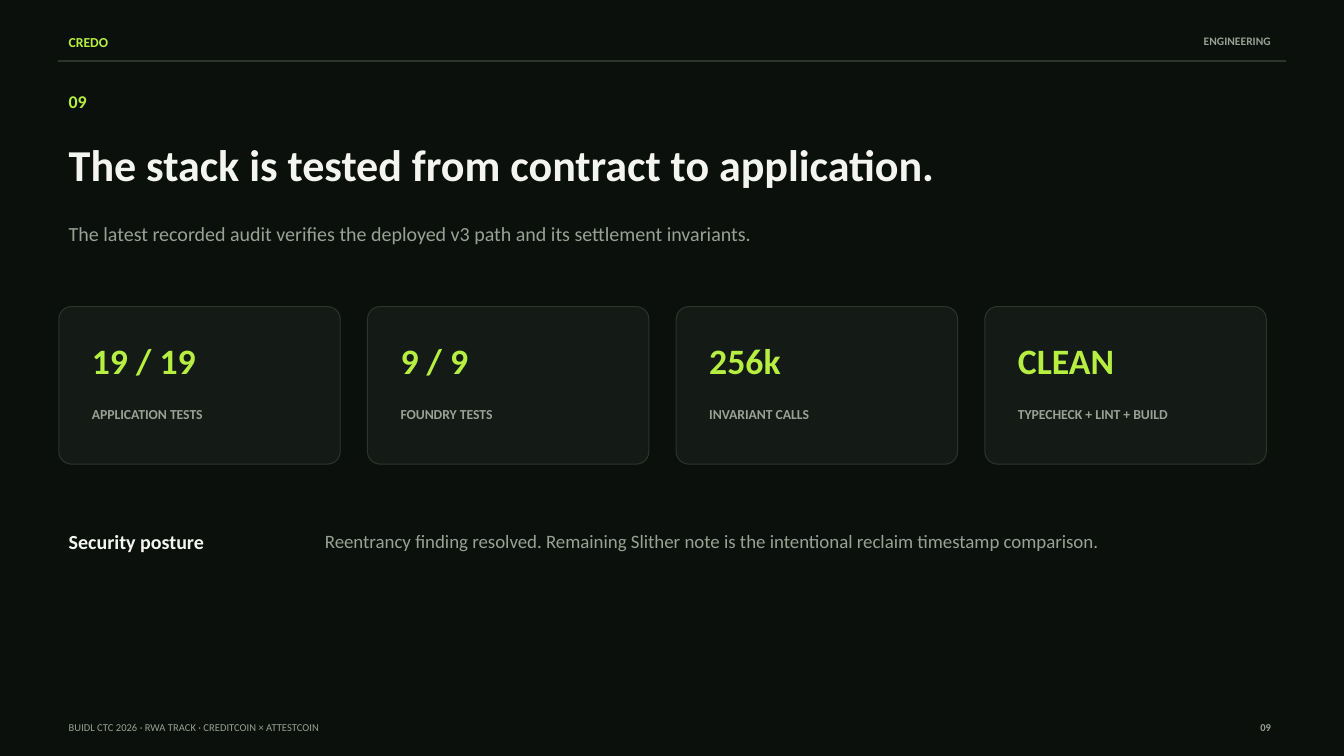
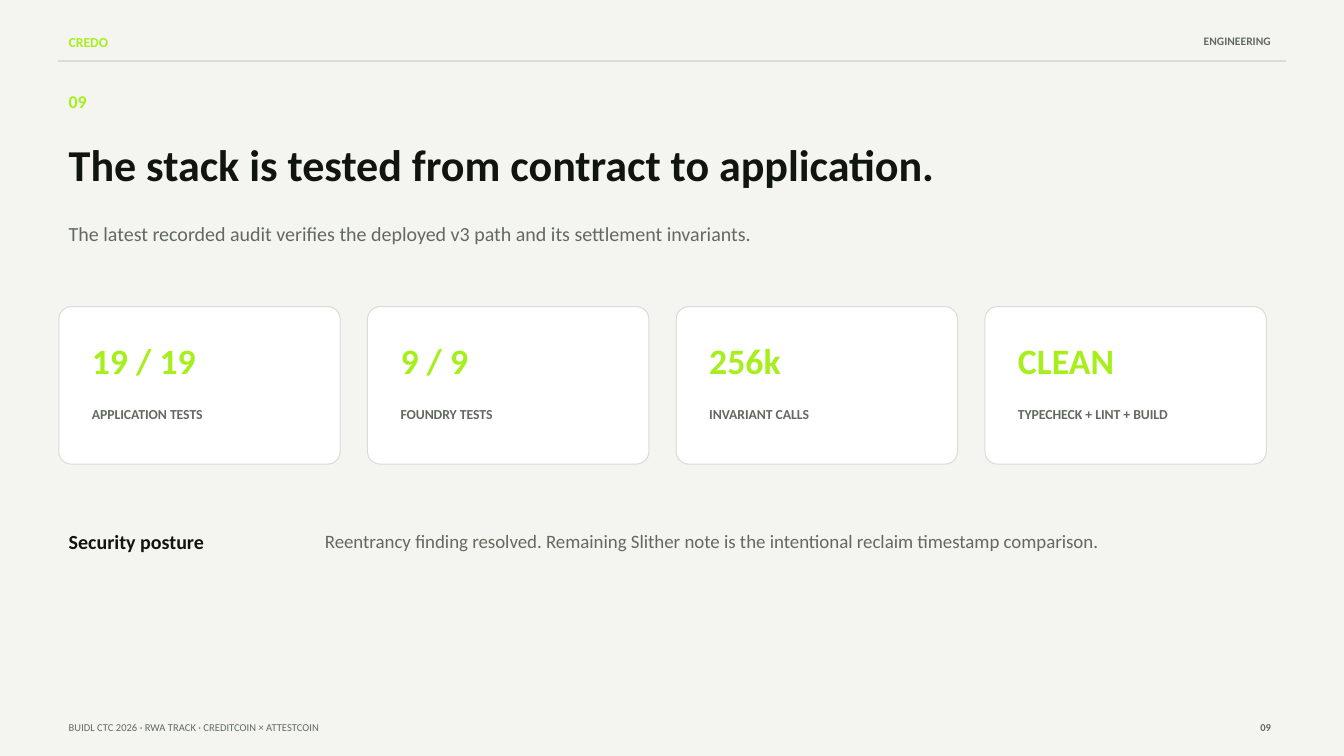
Before and after one commit to envexx/credo-settlement-rwa, a slide deck: slide 9 of docs/submission/credo-deck-professional.pptx. Drawn at 1344x756 pixels with LibreOffice and Linux fonts; fonts in the diff are those of the drawing. Boxes give left, top, right and bottom in pixels: in the first picture for what was removed or moved away, otherwise in the second. Text is boxed around its words. In the diff, an @@ line names an element or a change of style, - is before the commit and + after.

Commit message:
docs: align Credo deck with live brand palette

```diff
--- a/docs/submission/credo-deck-professional.pptx
+++ b/docs/submission/credo-deck-professional.pptx
@@ background #0B100C to #F4F5F0 @@
@@ rectangle at (58,60,1286,62): fill #2B352C to #D8DDD5; outline #2B352C 0 pt to #D8DDD5 0 pt @@
@@ text "The stack is tested from ..." at (69,150,934,188): text colour #F4F5F0 to #111510 @@
@@ fill #141A15 to #FFFFFF; outline #2B352C 0.75 pt to #D8DDD5 0.75 pt in 4 elements at (58,307,340,464), (368,307,649,464), (677,307,958,464), (985,307,1266,464) @@
@@ text colour #B7EE42 to #A7EF1C in 6 elements at (69,38,108,47), (69,96,87,108), (92,350,196,374), (401,350,468,374), (709,349,780,375), (1018,350,1114,375) @@
@@ text "Security posture" at (69,535,204,552): text colour #F4F5F0 to #111510 @@
@@ text colour #98A194 to #626A60 in 9 elements at (1204,37,1271,45), (69,227,751,244), (92,410,203,419), (401,410,493,419), (709,410,809,419), (1018,410,1168,419), (325,535,1098,551), (69,724,319,731), (1260,724,1271,731) @@
```
Also in this commit, not shown: 11 other slides changed, 1 other file.
